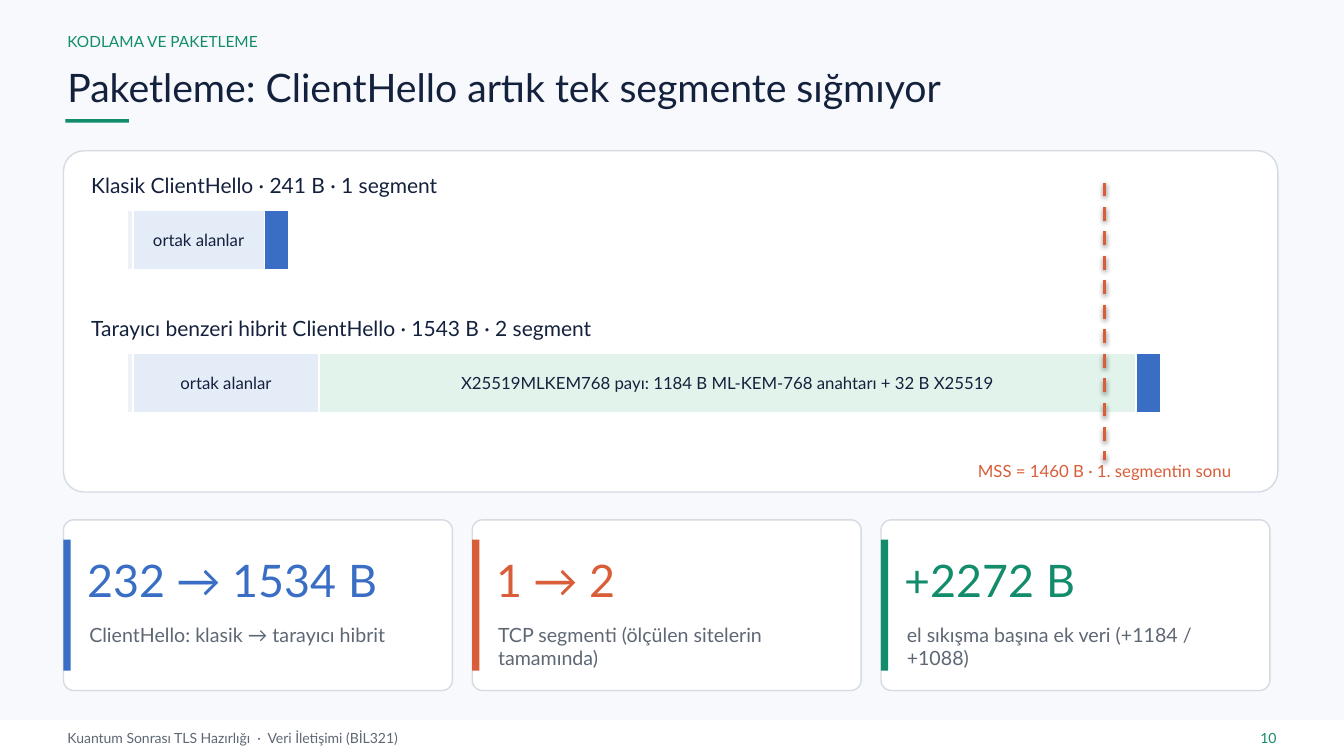
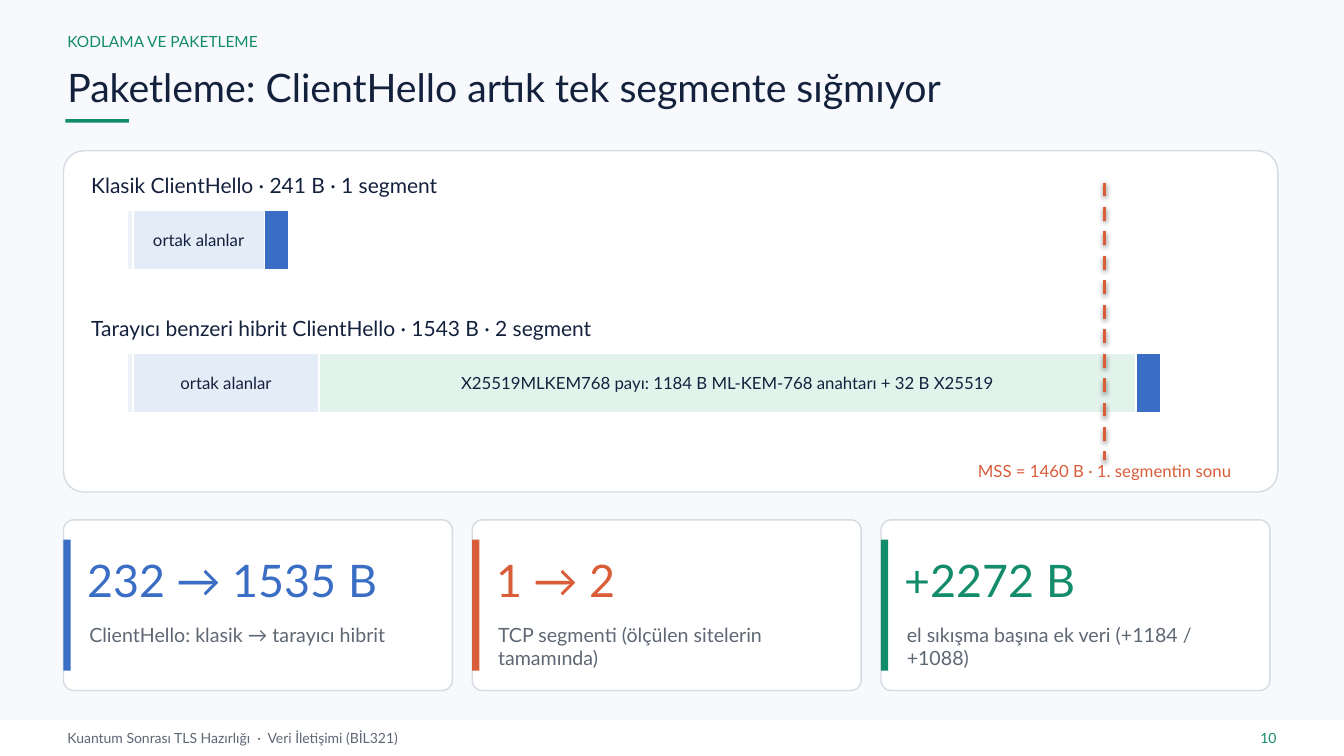
Before and after one commit to yeozyurt/yeozyurt, a slide deck: slide 10 of veri_iletisimi_proje/Rumeysa_Betul_Ozyurt_Veri_Iletisimi_Proje_Sunumu.pptx. Drawn at 1344x756 pixels with LibreOffice and Linux fonts; fonts in the diff are those of the drawing. Boxes give left, top, right and bottom in pixels: in the first picture for what was removed or moved away, otherwise in the second. Text is boxed around its words. In the diff, an @@ line names an element or a change of style, - is before the commit and + after.

```diff
--- a/veri_iletisimi_proje/Rumeysa_Betul_Ozyurt_Veri_Iletisimi_Proje_Sunumu.pptx
+++ b/veri_iletisimi_proje/Rumeysa_Betul_Ozyurt_Veri_Iletisimi_Proje_Sunumu.pptx
@@ text at [87, 564, 377, 598]: text changed @@
-232 → 1534 B
+232 → 1535 B
```
Also in this commit, not shown: 12 other slides changed, 16 other files.
